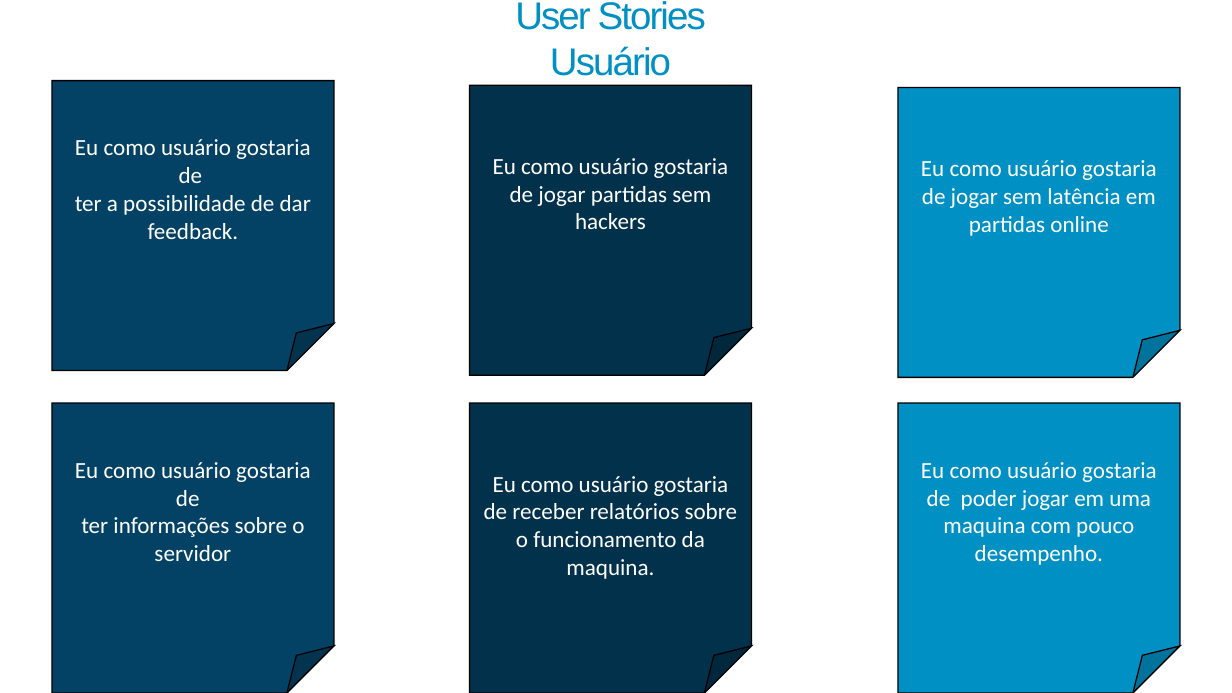
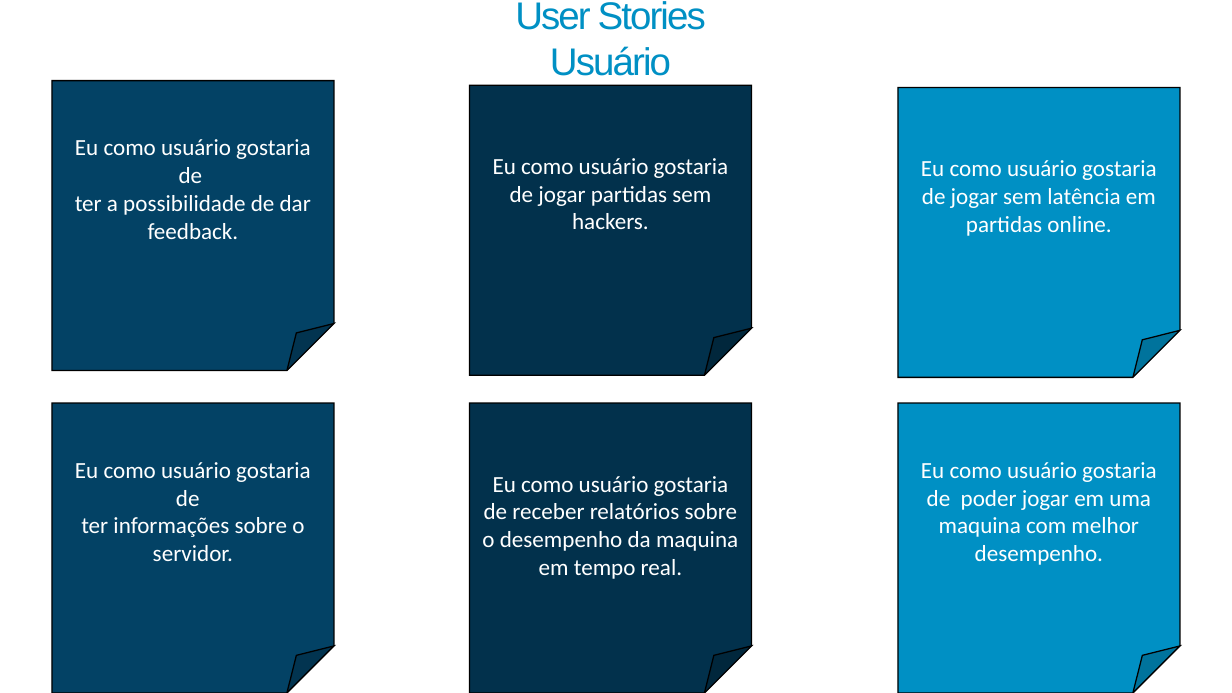
Before and after one commit to BandTec/Data-Source, a slide deck: slide 2 of documentacao/user-stories.pptx. Drawn at 1232x693 pixels with LibreOffice and Linux fonts; fonts in the diff are those of the drawing. Boxes give left, top, right and bottom in pixels: in the first picture for what was removed or moved away, otherwise in the second. Text is boxed around its words. In the diff, an @@ line names an element or a change of style, - is before the commit and + after.

```diff
--- a/documentacao/user-stories.pptx
+++ b/documentacao/user-stories.pptx
@@ text in folded corner at [493, 158, 729, 229]: text changed @@
-Eu como usuário gostaria de jogar partidas sem hackers
+Eu como usuário gostaria de jogar partidas sem hackers.
@@ text in folded corner at [921, 160, 1157, 236]: text changed @@
-Eu como usuário gostaria de jogar sem latência em partidas online
+Eu como usuário gostaria de jogar sem latência em partidas online.
@@ text in folded corner at [482, 476, 738, 579]: text changed @@
-Eu como usuário gostaria de receber relatórios sobre o funcionamento da maquina.
+Eu como usuário gostaria de receber relatórios sobre o desempenho da maquina em tempo real.
@@ text in folded corner at [921, 462, 1157, 565]: text changed @@
-Eu como usuário gostaria de poder jogar em uma maquina com pouco desempenho.
+Eu como usuário gostaria de poder jogar em uma maquina com melhor desempenho.
@@ text in folded corner at [81, 517, 304, 561]: text changed @@
-ter informações sobre o servidor
+ter informações sobre o servidor.
```
Also in this commit, not shown: 6 other files.
